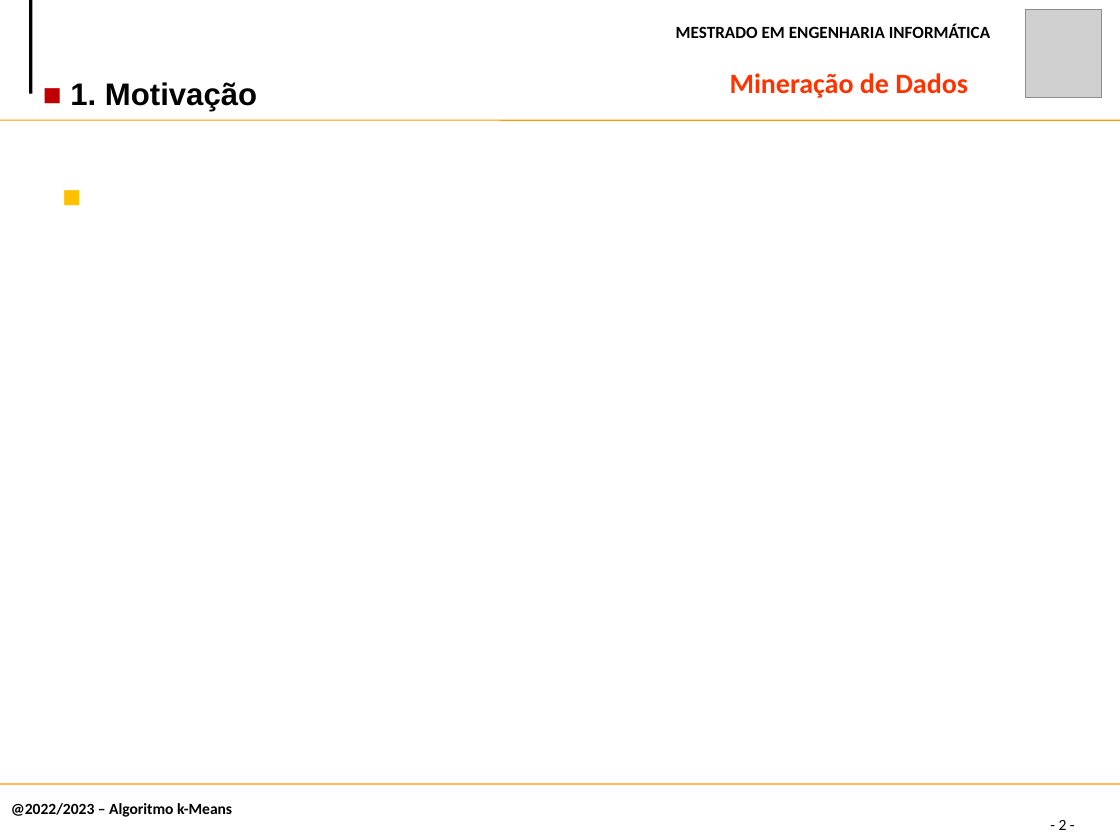
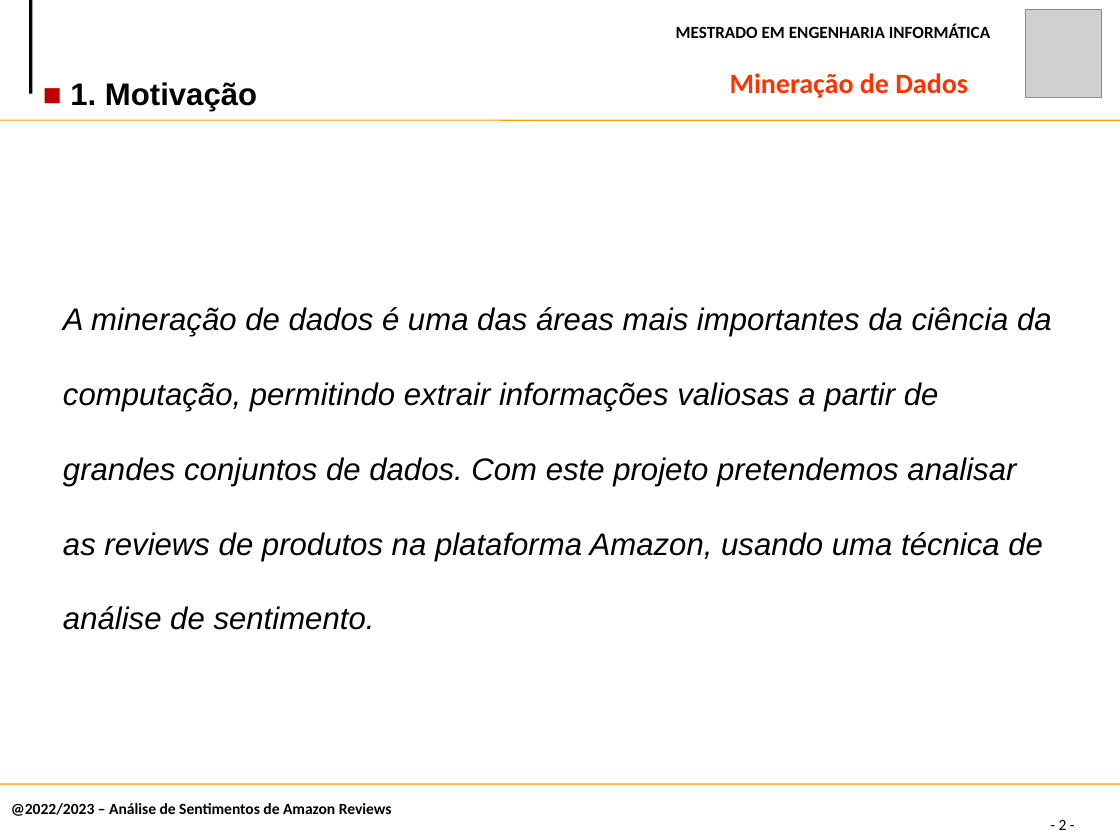
Before and after one commit to claudiadmr/MD-Projeto, a slide deck: slide 2 of Fase1/MD.pptx. Drawn at 1120x840 pixels with LibreOffice and Linux fonts; fonts in the diff are those of the drawing; grey boxes stand for pictures. Boxes give left, top, right and bottom in pixels: in the first picture for what was removed or moved away, otherwise in the second. Text is boxed around its words. In the diff, an @@ line names an element or a change of style, - is before the commit and + after.

```diff
--- a/Fase1/MD.pptx
+++ b/Fase1/MD.pptx
@@ text removed at <box>52,133,1068,209</box> @@
-■
@@ text added at <box>63,307,1052,630</box>, 20 pt, text #000000, italic @@
+A mineração de dados é uma das áreas mais importantes da ciência da computação, permitindo extrair informações valiosas a partir de grandes conjuntos de dados. Com este projeto pretendemos analisar as reviews de produtos na plataforma Amazon, usando uma técnica de análise de sentimento.
@@ text at <box>11,803,392,816</box>: text changed @@
-@2022/2023 – Algoritmo k-Means
+@2022/2023 – Análise de Sentimentos de Amazon Reviews
```
Also in this commit, not shown: 5 other slides changed, 2 slides added.
